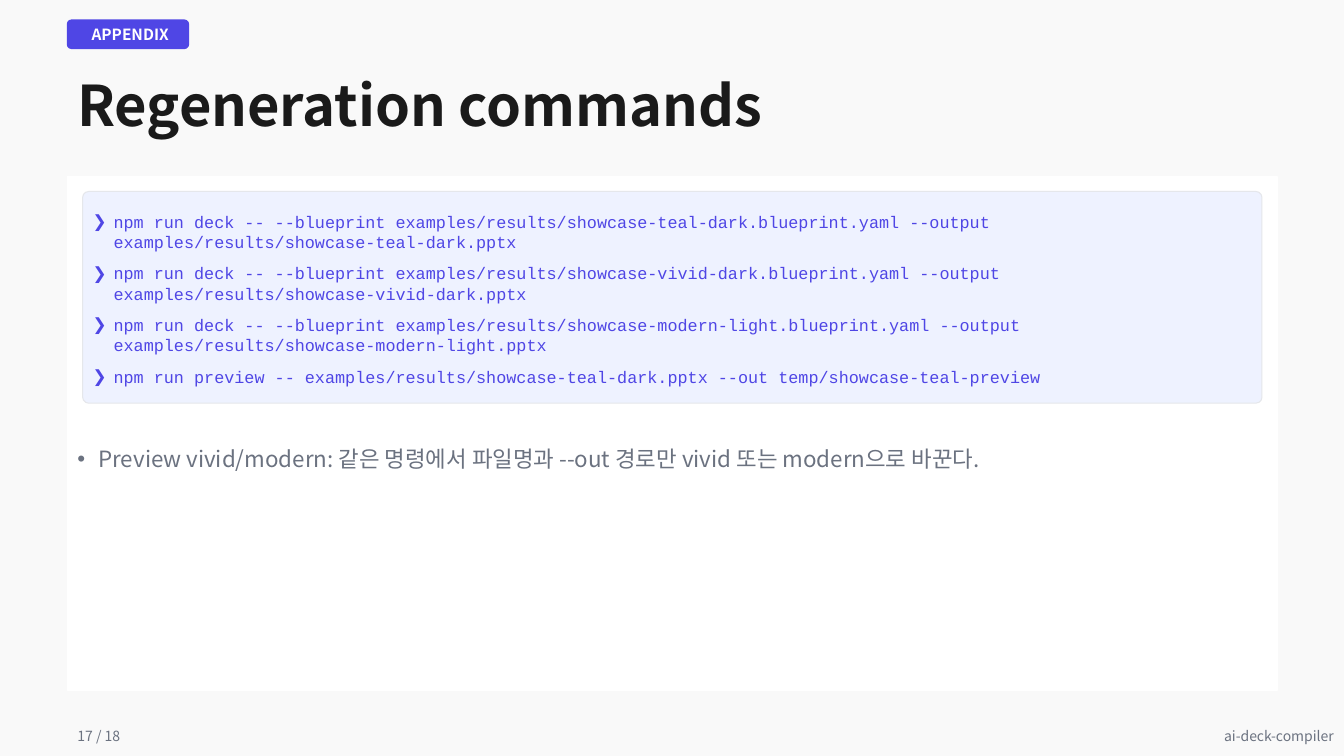
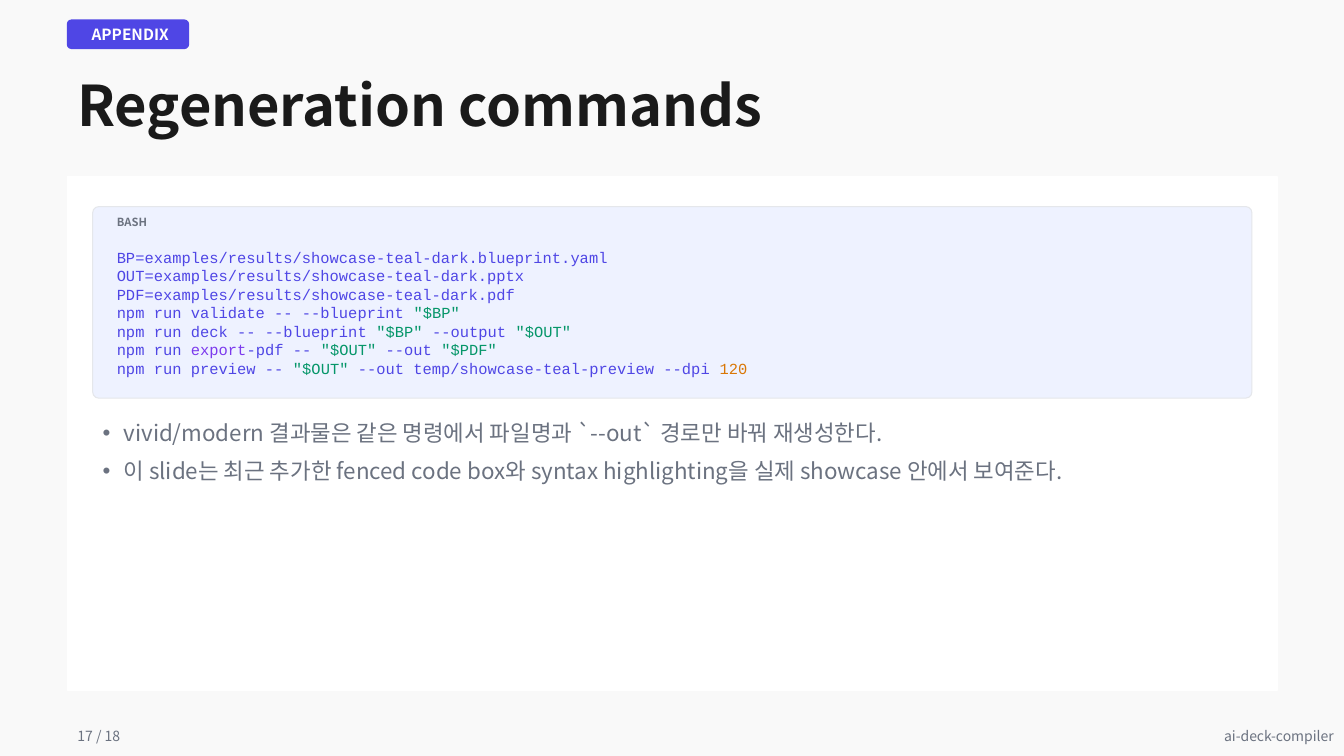
Before and after one commit to kyungseo/ai-deck-compiler, a slide deck: slide 17 of examples/results/showcase-modern-light.pptx. Drawn at 1344x756 pixels with LibreOffice and Linux fonts; fonts in the diff are those of the drawing. Boxes give left, top, right and bottom in pixels: in the first picture for what was removed or moved away, otherwise in the second. Text is boxed around its words. In the diff, an @@ line names an element or a change of style, - is before the commit and + after.

Commit message:
feat: polish ai-deck-compiler showcase deck

```diff
--- a/examples/results/showcase-modern-light.pptx
+++ b/examples/results/showcase-modern-light.pptx
@@ rounded rectangle: place and size @@
-rounded rectangle at (83, 192, 1262, 403)
+rounded rectangle at (93, 207, 1252, 398)
@@ rounded rectangle at (93, 207, 1252, 398): proportions changed @@
@@ text added at (117, 217, 147, 226), 8 pt, text #6B7280, bold @@
+BASH
@@ text at (117, 252, 748, 377): text changed; size 12 to 11 pt @@
-❯ npm run deck -- --blueprint examples/results/showcase-teal-dark.blueprint.yaml --output examples/results/showcase-teal-dark.pptx
-❯ npm run deck -- --blueprint examples/results/showcase-vivid-dark.blueprint.yaml --output examples/results/showcase-vivid-dark.pptx
-❯ npm run deck -- --blueprint examples/results/showcase-modern-light.blueprint.yaml --output examples/results/showcase-modern-light.pptx
-❯ npm run preview -- examples/results/showcase-teal-dark.pptx --out temp/showcase-teal-preview
+BP=examples/results/showcase-teal-dark.blueprint.yaml
+OUT=examples/results/showcase-teal-dark.pptx
+PDF=examples/results/showcase-teal-dark.pdf
+npm run validate -- --blueprint "$BP"
+npm run deck -- --blueprint "$BP" --output "$OUT"
+npm run export-pdf -- "$OUT" --out "$PDF"
+npm run preview -- "$OUT" --out temp/showcase-teal-preview --dpi 120
@@ text at (124, 422, 1063, 485): text changed @@
-• Preview vivid/modern: 같은 명령에서 파일명과 --out 경로만 vivid 또는 modern으로 바꾼다.
+• vivid/modern 결과물은 같은 명령에서 파일명과 `--out` 경로만 바꿔 재생성한다.
+• 이 slide는 최근 추가한 fenced code box와 syntax highlighting을 실제 showcase 안에서 보여준다.
```
Also in this commit, not shown: 16 other slides changed, 18 other files.
